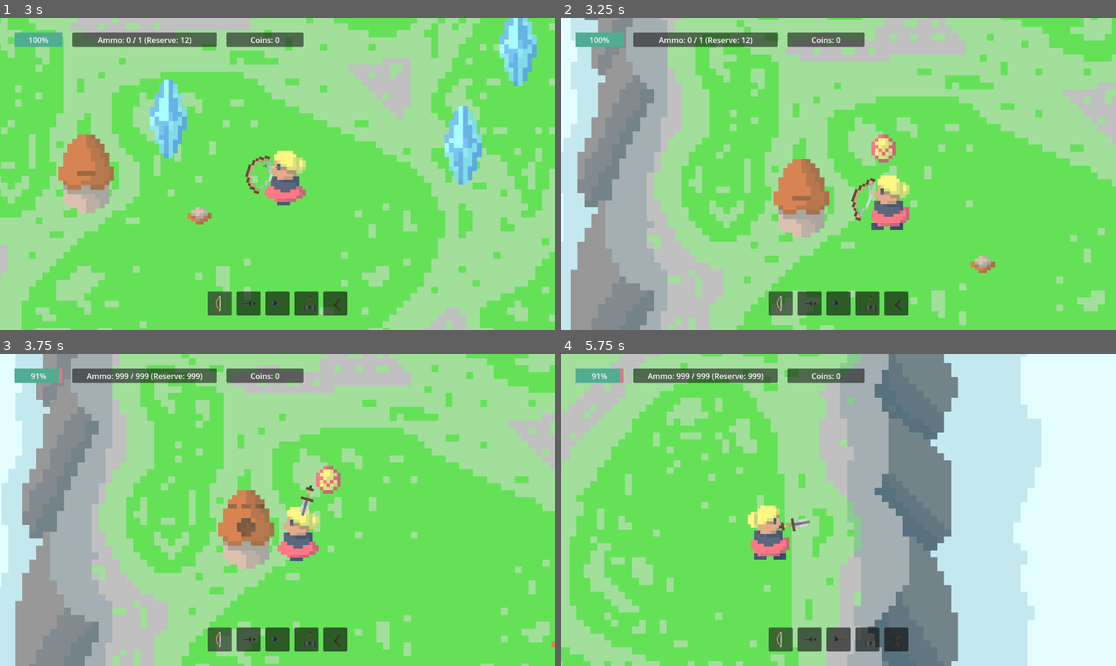
Above: before the commit, frames 1-4 (two rows, left to right).
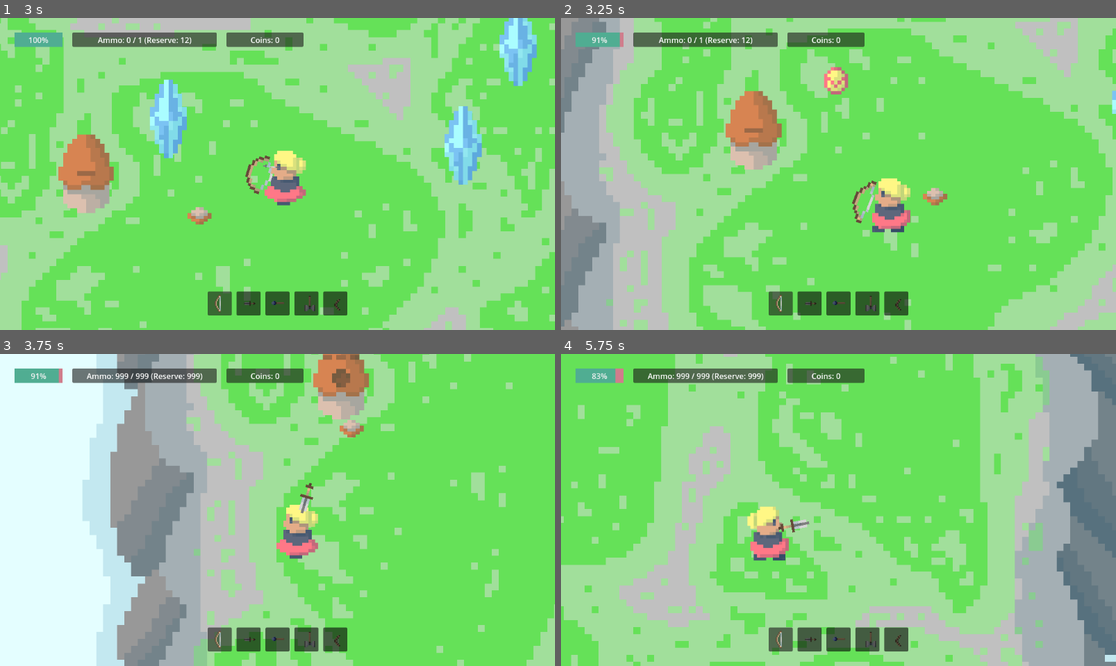
Above: after the commit, the same moments.

Repository: Kryzi/Eksamens-projekt
Game: Godot game, scene res://scenes/main_menu/main_menu.tscn
The game is run twice, just before and just after one commit, with the same random seed, the same clock (stepped at 60 frames per second) and the same inputs.
Inputs (mouse positions are in pixels of both pictures, inside the frame that each line leads up to):
- Up to frame 1 (3 s): click "START" at 0.5 s; move the mouse to (249, 236) at 1.27 s; hold W (Up) 1.28-2.78 s; tap 0 (0) at 1.35 s; move the mouse to (444, 220) at 2.02 s; tap Shift (Dash) at 2.1 s; move the mouse to (111, 127) at 2.77 s; press the mouse at (111, 127) at 2.78 s; hold A (Left) from 2.78 s (still down)
- Up to frame 2 (3.25 s): keep holding A (Left)
- Up to frame 3 (3.75 s): keep holding A (Left); move the mouse to (305, 510) at 3.52 s; release the mouse at (305, 510) at 3.53 s; tap X (x) at 3.6 s
- Up to frame 4 (5.75 s): move the mouse to (755, 432) at 4.27 s; release A (Left) at 4.28 s; hold S (Down) 4.28-5.03 s; tap 0 (0) at 4.35 s; move the mouse to (960, 494) at 5.02 s; hold D (Right) from 5.03 s (still down); tap Shift (Dash) at 5.1 s

Frame 1 is identical in both runs. In frame 2, 57% of the frame differs, in the area x 0-100%, y 0-100%; in frame 3, 64%; in frame 4, 81%.

Commit message:
man bliver skubbet af fjender

Diff:
--- a/scripts/main/player.gd
+++ b/scripts/main/player.gd
@@ -108,6 +108,6 @@
 
 
 func _on_damage_body_entered(body: Node2D) -> void:
-	if body.name == "Gigaged":
+	if body.is_in_group("enemy"):
 		recoil_velocity = (global_position - body.global_position).normalized() * 2000
 		hit_damage(1)
